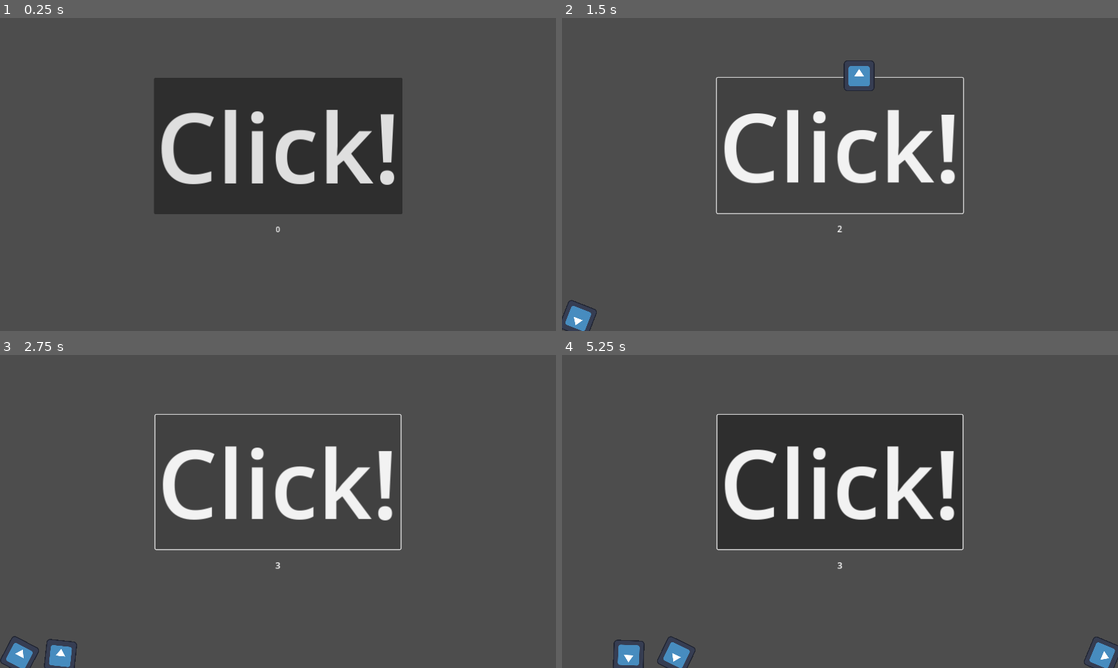
Above: before the commit, frames 1-4 (two rows, left to right).
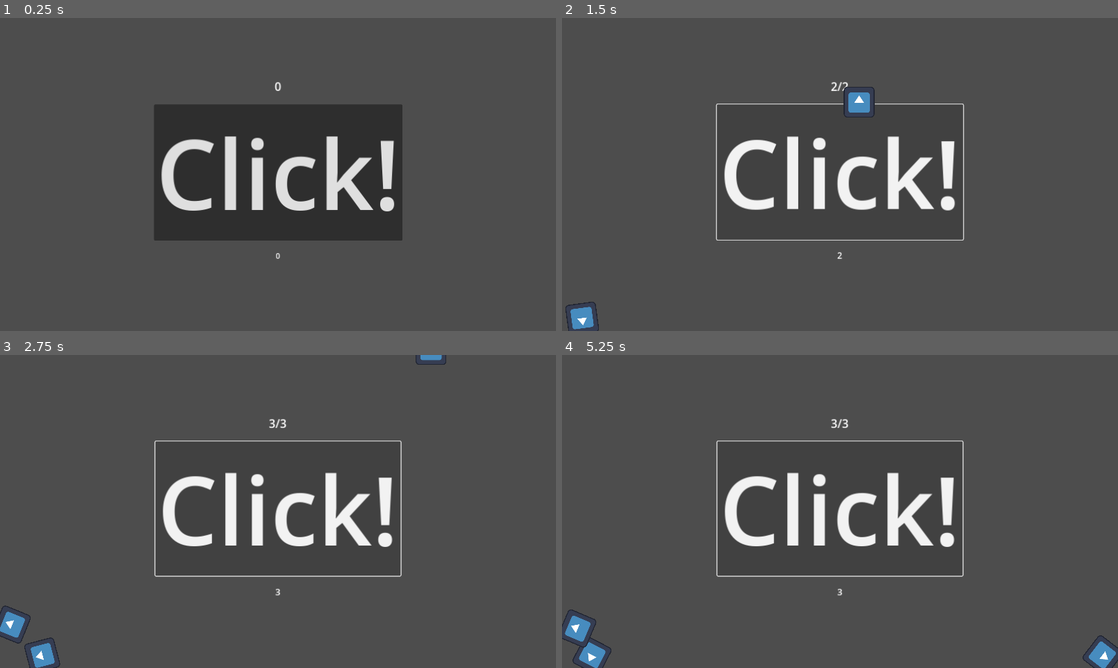
Above: after the commit, the same moments.

Repository: nanodeath/godot-ci-template
Game: Godot game, scene res://game.tscn
Same seed, same stepped clock (60 frames per second), same inputs: the game is played once before the commit and once after it. The engine's default icon, where the game draws it, is replaced by a stand-in: a white triangle on a blue panel in a dark square.
Inputs (mouse positions are in pixels of both pictures, inside the frame that each line leads up to):
- Up to frame 1 (0.25 s): no input
- Up to frame 2 (1.5 s): click "Click!" at 0.5 s; click "Click!" at 1.25 s
- Up to frame 3 (2.75 s): click "Click!" at 2 s
- Up to frame 4 (5.25 s): move the mouse to (962, 495) at 2.77 s; move the mouse to (728, 527) at 3.52 s; move the mouse to (895, 442) at 4.27 s; move the mouse to (812, 574) at 5.02 s

The runs differ from the first frame. In frame 1, 12% of the frame differs, in the area x 27-73%, y 19-77%; in frame 2, 6.3%; in frame 3, 6.8%; in frame 4, 11%.

Commit message:
Adding a bit more tracking stuff to the screen.

Diff:
--- a/clicky-clicker/game.gd
+++ b/clicky-clicker/game.gd
@@ -4,7 +4,11 @@
 @export_range(1, 30) var ball_lifetime: float
 
 @onready var click_button: Button = $VBoxContainer/ClickButton
-@onready var counter_label: RichTextLabel = $VBoxContainer/CounterLabel
+@onready var counter_label: RichTextLabel = $VBoxContainer/TotalCounterLabel
+@onready var current_counter_label = $VBoxContainer/CurrentCounterLabel
+
+var ball_count := 0
+var maximum_ball_count := 0
 
 const BALL = preload("res://ball.tscn")
 
@@ -38,8 +42,18 @@
 		var tween = get_tree().create_tween()
 		var color := Color(randf(), randf(), randf(), 0)
 		tween.tween_property(ball, "modulate", color, 1)
-		tween.tween_callback(func(): ball.queue_free())
+		tween.tween_callback(func():
+			ball.queue_free()
+			ball_count -= 1
+			_update_current_ball_count()
+		)
 	)
+	ball_count += 1
+	maximum_ball_count = max(maximum_ball_count, ball_count)
+	_update_current_ball_count()
+
+func _update_current_ball_count():
+	current_counter_label.text = str(ball_count) + "/" + str(maximum_ball_count)
 
 # Called every frame. 'delta' is the elapsed time since the previous frame.
 func _process(delta):
--- a/clicky-clicker/game.tscn
+++ b/clicky-clicker/game.tscn
@@ -58,7 +58,7 @@
 grow_horizontal = 2
 grow_vertical = 2
 script = ExtResource("1_objr7")
-ball_lifetime = 20.0
+ball_lifetime = 10.0
 
 [node name="VBoxContainer" type="VBoxContainer" parent="."]
 custom_minimum_size = Vector2(400, 400)
@@ -76,14 +76,24 @@
 grow_vertical = 2
 theme_override_constants/separation = 20
 
+[node name="CurrentCounterLabel" type="RichTextLabel" parent="VBoxContainer"]
+layout_mode = 2
+size_flags_horizontal = 4
+tooltip_text = "Current and maximum number of Godots on the screen."
+theme_override_font_sizes/normal_font_size = 24
+text = "0"
+fit_content = true
+autowrap_mode = 0
+
 [node name="ClickButton" type="Button" parent="VBoxContainer"]
 layout_mode = 2
 theme_override_font_sizes/font_size = 200
 text = "Click!"
 
-[node name="CounterLabel" type="RichTextLabel" parent="VBoxContainer"]
+[node name="TotalCounterLabel" type="RichTextLabel" parent="VBoxContainer"]
 layout_mode = 2
 size_flags_horizontal = 4
+tooltip_text = "Total clicks"
 text = "0"
 fit_content = true
 autowrap_mode = 0
